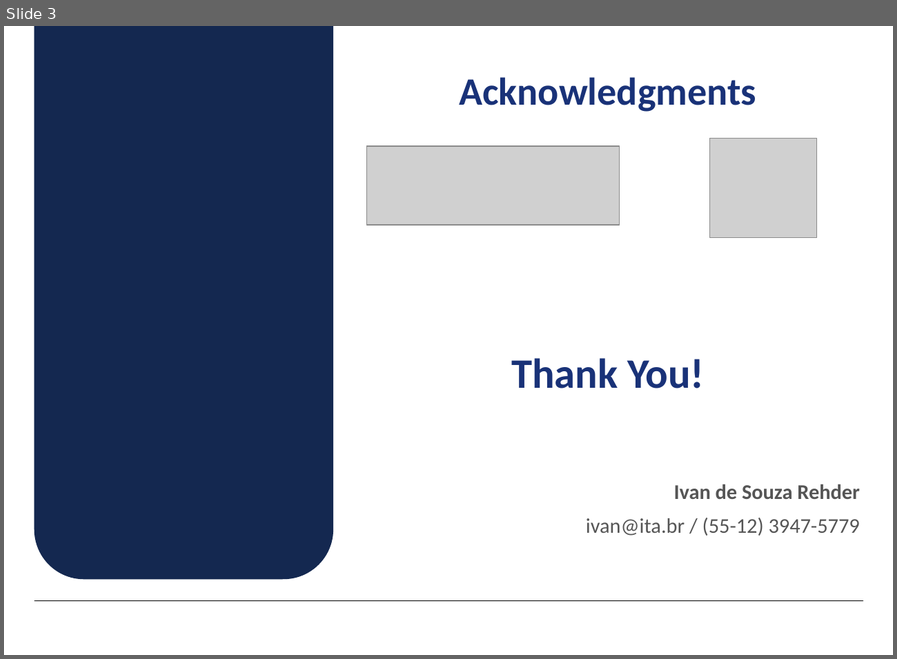
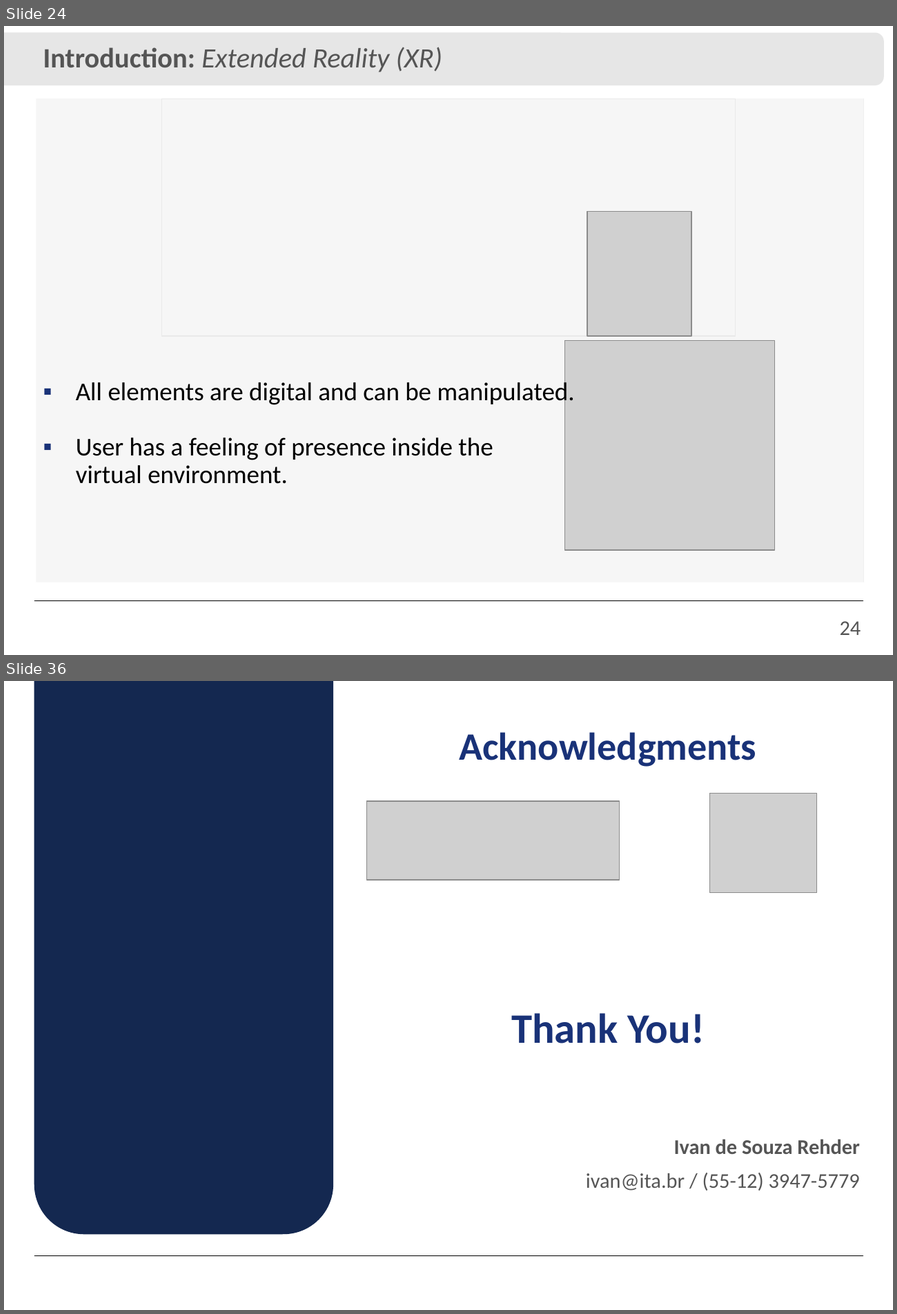
Before and after one commit to IvanRehder/Dissertacao, a slide deck: Apresentação/Apresentação.pptx. Shown one above the other, each under a label of ours: slide 3 before the commit, slides 24 and 36 after it; the slides between them are not shown. The pictures are 897x659 and 897x1314 pixels, drawn with LibreOffice and Linux fonts; fonts in the diff are those of the drawing; grey boxes stand for pictures; background and template pictures are left out. Boxes give left, top, right and bottom in pixels: in the first picture for what was removed or moved away, otherwise in the second. Text is boxed around its words. In the diff, an @@ line names an element or a change of style, - is before the commit and + after.

```diff
--- a/Apresentação/Apresentação.pptx
+++ b/Apresentação/Apresentação.pptx
@@ slide 24 added at [4, 26, 893, 655], background #FFFFFF; not listed: 1 template element that a slide beside it also shows @@
@@ rounded rectangle added at [4, 33, 884, 85], fill #E6E6E6 @@
@@ text added at [43, 47, 442, 72], 24 pt, text #555555, italic @@
+Introduction: Extended Reality (XR)
@@ rectangle added at [35, 99, 864, 586], fill #FFFFFF at 81% opacity @@
@@ rectangle added at [36, 99, 864, 582], fill #D2D2D2 @@
@@ picture added at [161, 99, 735, 336] @@
@@ picture added at [587, 211, 691, 336] @@
@@ picture added at [564, 340, 774, 550] @@
@@ text added at [76, 379, 575, 483], 22 pt, text #000000 @@
+▪ All elements are digital and can be manipulated.
+▪ User has a feeling of presence inside the
+  virtual environment.
@@ page number added at [840, 621, 861, 635], 18 pt, text #555555 @@
+24
@@ what was slide 3 is now slide 36 @@
```
Also in this commit, not shown: 1 slide changed, 34 other slides added, 1 slide removed, 28 other files.
